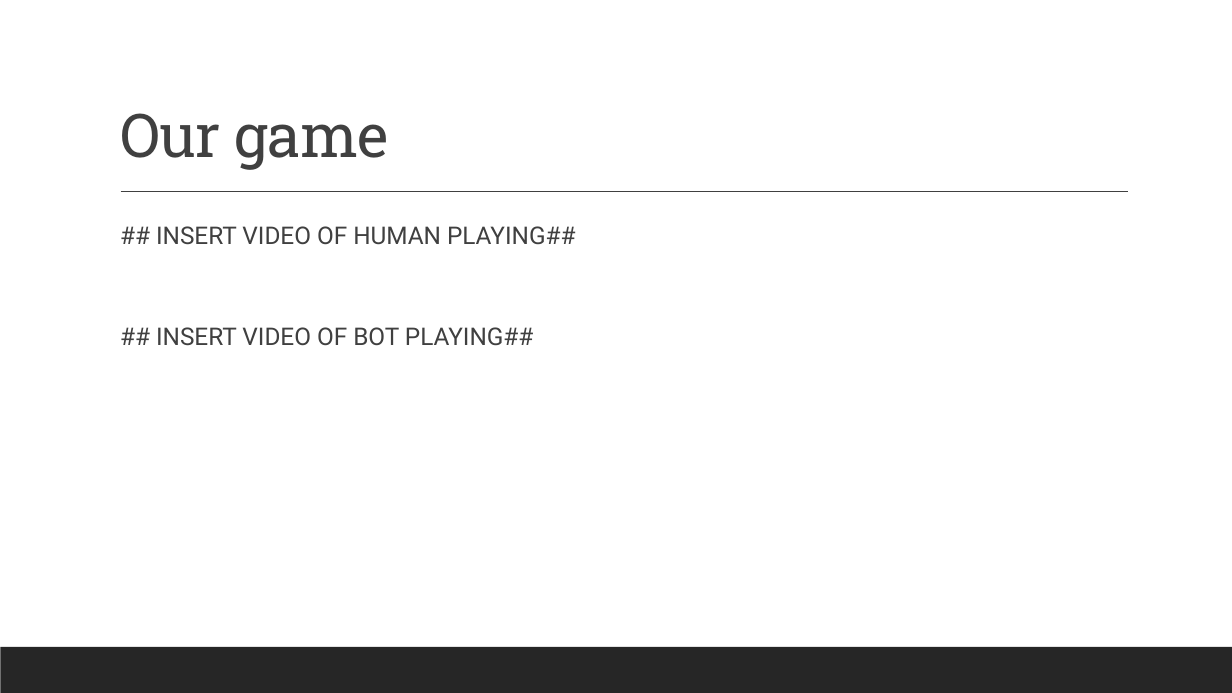
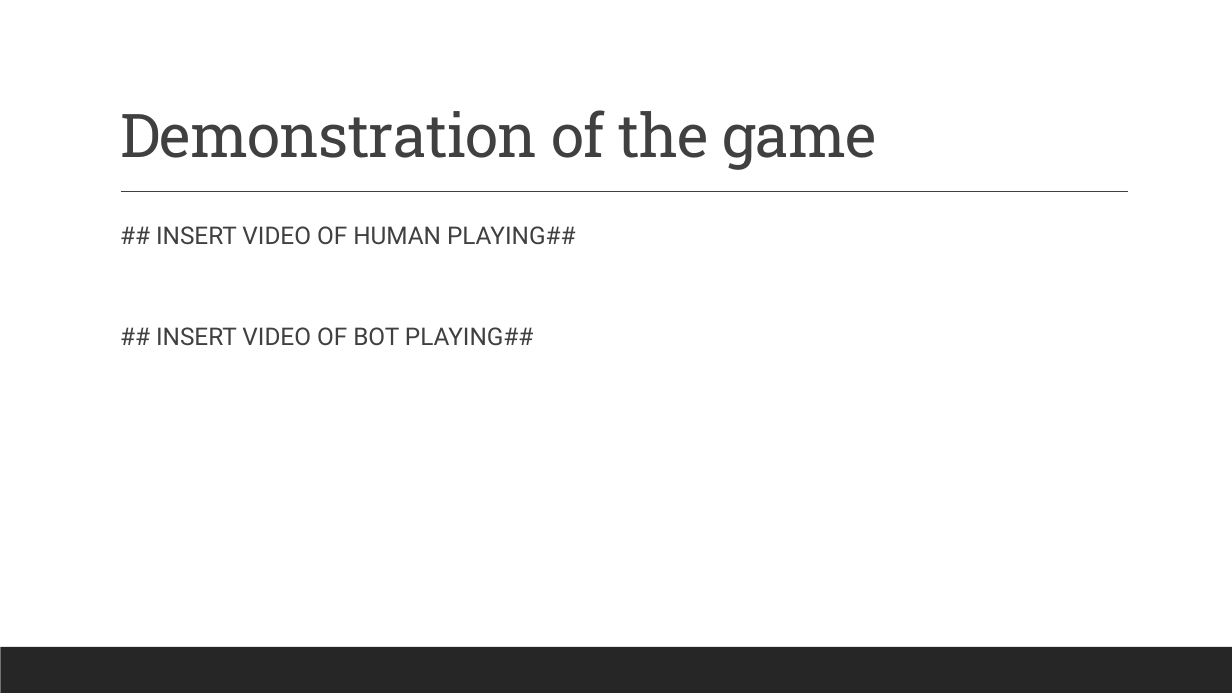
Before and after one commit to renesteeman/Project1-2_Group4, a slide deck: slide 11 of Crazy Putting phase 2.pptx (slide 10 before the commit). Drawn at 1232x693 pixels with LibreOffice and Linux fonts; fonts in the diff are those of the drawing. Boxes give left, top, right and bottom in pixels: in the first picture for what was removed or moved away, otherwise in the second. Text is boxed around its words. In the diff, an @@ line names an element or a change of style, - is before the commit and + after.

```diff
--- a/Crazy Putting phase 2.pptx
+++ b/Crazy Putting phase 2.pptx
@@ title at [120, 110, 877, 170]: text changed @@
-Our game
+Demonstration of the game
```
Also in this commit, not shown: 5 other slides changed, 3 slides added, 6 other files.
